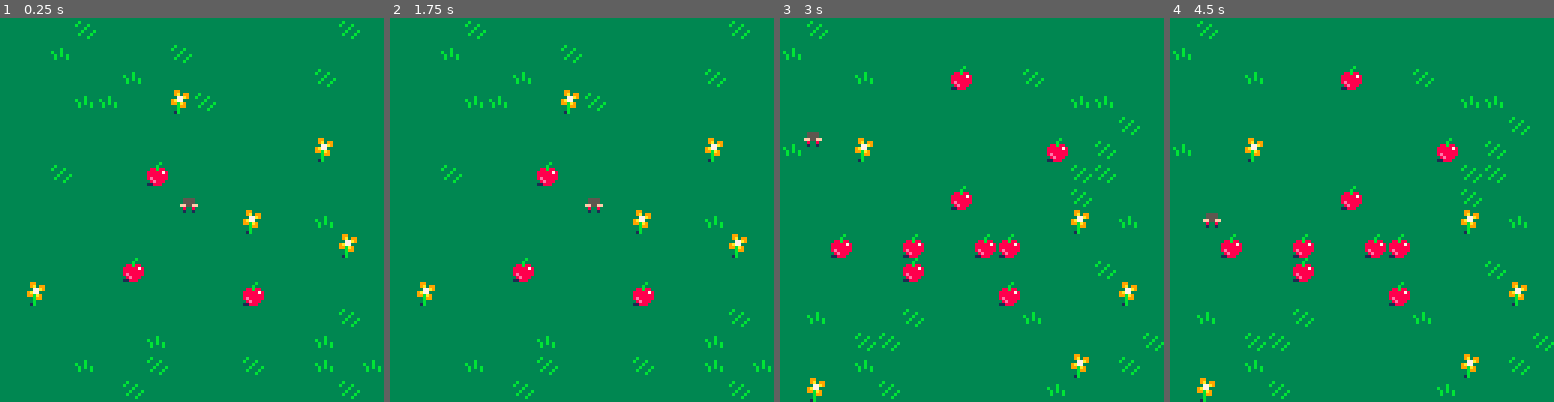
Above: before the commit, frames 1-4 (left to right).
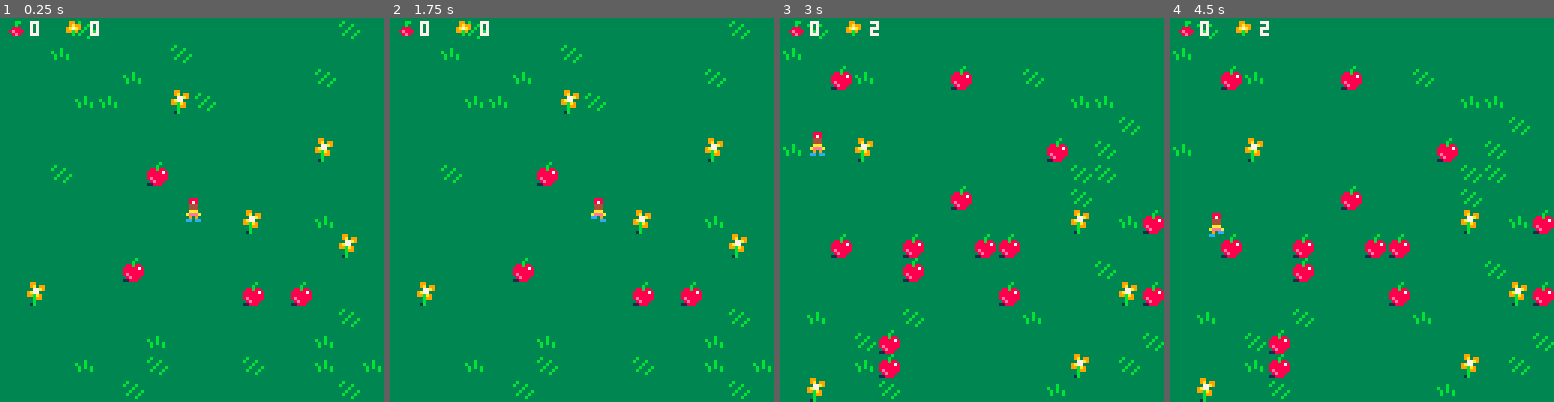
Above: after the commit, the same moments.

Repository: mathyousee/anderkids-first-game
Game: PICO-8 cartridge source/wanderkids.p8
Two runs of this game, one before a commit and one after it. Both use one fixed random seed, a clock stepped at 60 frames per second and the inputs below.
Inputs:
- Up to frame 1 (0.25 s): no input
- Up to frame 2 (1.75 s): hold Right from 1.6 s (still down)
- Up to frame 3 (3 s): release Right at 2.1 s; hold Up 2.15-2.42 s; hold Right from 2.47 s (still down)
- Up to frame 4 (4.5 s): release Right at 3.03 s; hold Left 3.08-3.58 s; hold Down 3.63-3.97 s; hold Right from 4.02 s (still down)

The runs differ from the first frame. In frame 1, 0.8% of the frame differs, in the area x 2-82%, y 0-75%; in frame 2, 0.8%; in frame 3, 1.7%, in the area x 2-100%, y 0-94%; in frame 4, 1.7%.

Commit message:
v2 updates

Diff:
--- a/source/wanderkids.p8
+++ b/source/wanderkids.p8
@@ -8,6 +8,10 @@
 dx=0 dy=0 -- velocity
 f=0       -- frame number
 d=1       -- direction (-1, 1)
+p=53       -- selected character
+score={}
+score.a=0
+score.f=0
 
 function _draw()
 	cls(1)
@@ -21,10 +25,16 @@
 	map()
 
 	-- draw the player
-	spr(49+f,      -- frame index
+	spr(p+f,      -- frame index
 	 x*8-4,y*8-4, -- x,y (pixels)
 	 1,1,d==-1    -- w,h, flip
 	)
+	-- add the hud
+	print(score.a,room_x*128+10,room_y*128+1,7)
+	print(score.f,room_x*128+30,room_y*128+1,7)
+	spr(25,room_x*128+20,room_y*128+1)
+	spr(9,room_x*128+1,room_y*128+1,1,1)
+
 end
 
 function _update()
@@ -54,12 +64,44 @@
 	if (mget(x,y)==10) then
 		mset(x,y,14)
 		sfx(0)
+		score.a+=1
 	end
 
 	-- squish flower
 		if (mget(x,y)==13) then
 		mset(x,y,29)
 		sfx(3)
+		score.f+=1
+	end
+
+	-- change character to fire
+		if (mget(x,y)==26) then
+		p=17
+		sfx(4)
+	end
+
+	-- change character to kuva
+		if (mget(x,y)==42) then
+		p=49
+		sfx(4)
+	end
+
+	-- change character to babas
+		if (mget(x,y)==27) then
+		p=5
+		sfx(4)
+	end
+
+		-- change character to babas
+		if (mget(x,y)==43) then
+		p=21
+		sfx(4)
+	end
+
+		-- change character to smoke
+		if (mget(x,y)==28) then
+		p=37
+		sfx(4)
 	end
 
 end
@@ -224,6 +266,12 @@
 
 
 
+
+
+
+__gff__
+0000000000000100000000000000000000000000000000000000010101000000000000000000000000000101000000000000000000000000000000000000000000000000000000000000000000000000000000000000000000000000000000000000000000000000000000000000000000000000000000000000000000000000
+0000000000000000000000000000000000000000000000000000000000000000000000000000000000000000000000000000000000000000000000000000000000000000000000000000000000000000000000000000000000000000000000000000000000000000000000000000000000000000000000000000000000000000
 __map__
 0000000000000000000000000000000000000000000000000000000000000000000000000000000000000000000000000000000000000000000000000000000000000000000000000000000000000000000000000000000000000000000000000000000000000000000000000000000000000000000000000000000000000000
 0000000000000000000000000000000000000000000000000000000000000000000000000000000000000000000000000000000000000000000000000000000000000000000000000000000000000000000000000000000000000000000000000000000000000000000000000000000000000000000000000000000000000000
@@ -234,33 +282,34 @@
 0000000000000000000000000000000000000000000000000000000000000000000000000000000000000000000000000000000000000000000000000000000000000000000000000000000000000000000000000000000000000000000000000000000000000000000000000000000000000000000000000000000000000000
 0000000000000000000000000000000000000000000000000000000000000000000000000000000000000000000000000000000000000000000000000000000000000000000000000000000000000000000000000000000000000000000000000000000000000000000000000000000000000000000000000000000000000000
 0000000000000000000000000000000000000000000000000000000000000000000000000000000000000000000000000000000000000000000000000000000000000000000000000000000000000000000000000000000000000000000000000000000000000000000000000000000000000000000000000000000000000000
-00000000000000000000000000000000000000000000000000000a0000000e000e0f0e0a0000000000000000000000000000000000000000000000000000000000000000000000000000000000000000000000000000000000000000000000000000000000000000000000000000000000000000000000000000000000000000
-00000000000000000000000000000000000000000000000000000e0000000e000e0000000000000000000000000000000000000000000000000000000000000000000000000000000000000000000000000000000000000000000000000000000000000000000000000000000000000000000000000000000000000000000000
-00000000000000000000000000000000000000000000000000000f0000000a000e0000000000000000000000000000000000000000000000000000000000000000000000000000000000000000000000000000000000000000000000000000000000000000000000000000000000000000000000000000000000000000000000
-00000000000000000000000000000000000000000000000000000e0e0a0e0e000f0e0a000000000000000000000000000000000000000000000000000000000000000000000000000000000000000000000000000000000000000000000000000000000000000000000000000000000000000000000000000000000000000000
-00000000000000000000000000000000000000000000000000000f0f00000e000e0000000000000000000000000000000000000000000000000000000000000000000000000000000000000000000000000000000000000000000000000000000000000000000000000000000000000000000000000000000000000000000000
-00000000000000000000000000000000000000000000000000000f0f0f000a000f0000000000000000000000000000000000000000000000000000000000000000000000000000000000000000000000000000000000000000000000000000000000000000000000000000000000000000000000000000000000000000000000
-00000000000000000000000000000000000000000000000000000e0000000e000e0e0e0a0000000000000000000000000000000000000000000000000000000000000000000000000000000000000000000000000000000000000000000000000000000000000000000000000000000000000000000000000000000000000000
-000000000000000000000000000000000e0e0e0f0e0e0e0e0e0e0e0e0e0e0f0e0e0b0e0e0e0e0e0e0e0e0e0e0e0e0e0e0000000000000000000000000000000000000000000000000000000000000000000000000000000000000000000000000000000000000000000000000000000000000000000000000000000000000000
-000000000000000000000000000000000e0e0c0e0e0e0e0f0e0e0e0e0e0e0e0e0c0e0e0e0e0e0e0e0e0e0e0e0e0e0e0e0000000000000000000000000000000000000000000000000000000000000000000000000000000000000000000000000000000000000000000000000000000000000000000000000000000000000000
-000000000000000000000000000000000e0e0e0e0e0c0e0e0e0e0e0e0e0f0e0e0e0e0e0c0e0e0e0a0e0e0b0e0e0e0e0e0000000000000000000000000000000000000000000000000000000000000000000000000000000000000000000000000000000000000000000000000000000000000000000000000000000000000000
-000000000000000000000000000000000e0e0e0c0c0e0e0d0b0e0e0e0e0e0e0e0e0e0e0e0e0e0e0e0e0e0e0e0c0c0e0e0000000000000000000000000000000000000000000000000000000000000000000000000000000000000000000000000000000000000000000000000000000000000000000000000000000000000000
-000000000000000000000000000000000e0e0e0e0e0e0e0e0e0e0e0e0e0e0e0e0e0e0e0e0e0e0e0e0e0e0e0e0e0e0f0e0000000000000000000000000000000000000000000000000000000000000000000000000000000000000000000000000000000000000000000000000000000000000000000000000000000000000000
-000000000000000000000000000000000e0e0e0e0e0e0e0e0e0e0e0e0e0d0e0e0c0e0e0d0e0e0e0e0e0e0e0a0e0f0e0e0000000000000000000000000000000000000000000000000000000000000000000000000000000000000000000000000000000000000000000000000000000000000000000000000000000000000000
-000000000000000000000000000000000e0e0f0e0e0e0a0e0e0e0e0e0e0e0e0e0e0e0e0e0e0e0e0e0e0e0e0e0f0b0e0e0000000000000000000000000000000000000000000000000000000000000000000000000000000000000000000000000000000000000000000000000000000000000000000000000000000000000000
-000000000000000000000000000000000e0e0e0e0e0e0e0e0e0e0e0e0e0e0e0e0e0e0e0e0e0e0e0a0e0e0e0e0f0e0e0e0000000000000000000000000000000000000000000000000000000000000000000000000000000000000000000000000000000000000000000000000000000000000000000000000000000000000000
-000000000000000000000000000000000e0e0e0e0e0e0e0e0e0e0d0e0e0c0e0e0e0e0e0e0e0e0e0e0e0e0e0e0d0e0c0e0000000000000000000000000000000000000000000000000000000000000000000000000000000000000000000000000000000000000000000000000000000000000000000000000000000000000000
-000000000000000000000000000000000e0e0e0e0e0e0e0e0e0e0e0e0e0e0d0e0e0e0a0e0e0a0e0e0a0a0e0e0e0e0e0e0000000000000000000000000000000000000000000000000000000000000000000000000000000000000000000000000000000000000000000000000000000000000000000000000000000000000000
-000000000000000000000000000000000e0e0e0e0e0a0e0e0e0e0e0e0e0e0e0e0e0e0e0e0e0a0e0e0e0e0e0e0e0f0e0e0000000000000000000000000000000000000000000000000000000000000000000000000000000000000000000000000000000000000000000000000000000000000000000000000000000000000000
-000000000000000000000000000000000e0d0e0e0e0e0e0e0e0e0a0e0e0e0e0e0e0e0e0e0e0e0e0e0e0a0e0e0e0e0d0e0000000000000000000000000000000000000000000000000000000000000000000000000000000000000000000000000000000000000000000000000000000000000000000000000000000000000000
-000000000000000000000000000000000e0e0e0e0e0e0e0e0e0e0e0e0e0e0b0e0e0c0e0e0e0f0e0e0e0e0c0e0e0e0e0e0000000000000000000000000000000000000000000000000000000000000000000000000000000000000000000000000000000000000000000000000000000000000000000000000000000000000000
-000000000000000000000000000000000e0e0e0e0e0e0c0e0e0e0e0e0e0c0e0e0e0e0e0f0f0e0e0e0e0e0e0e0e0e0e0f0000000000000000000000000000000000000000000000000000000000000000000000000000000000000000000000000000000000000000000000000000000000000000000000000000000000000000
-000000000000000000000000000000000e0e0e0c0e0e0f0e0e0e0f0e0e0c0e0c0e0e0e0c0e0e0e0e0e0e0e0e0d0e0f0e0000000000000000000000000000000000000000000000000000000000000000000000000000000000000000000000000000000000000000000000000000000000000000000000000000000000000000
-000000000000000000000000000000000e0e0e0e0e0b0e0e0e0e0e0e0e0e0b0e0e0d0e0e0f0e0e0e0e0e0e0c0e0e0e0e0000000000000000000000000000000000000000000000000000000000000000000000000000000000000000000000000000000000000000000000000000000000000000000000000000000000000000
-…(7 lines of a section not shown)…
+00000000000000000000000000000000000000000000000000000a0000000e000e0f0e0a000e0f00000e0e00000000000000000000000000000000000000000000000000000000000000000000000000000000000000000000000000000000000000000000000000000000000000000000000000000000000000000000000000
+0000000000000000000000000000000000000c0c0c00000000000e0000000e000e000000000a0e00000e0a00000000000000000000000000000000000000000000000000000000000000000000000000000000000000000000000000000000000000000000000000000000000000000000000000000000000000000000000000
+000000000000000000000000000000000000000c000f0f0f00000f002a000a000e1a0c00000e0e0a0b0e0e00000000000000000000000000000000000000000000000000000000000000000000000000000000000000000000000000000000000000000000000000000000000000000000000000000000000000000000000000
+000000000000000000000000000000000000000c000f2b0f00000e0e0a0e0e000f0c0a0c000e000a0e000e00000000000000000000000000000000000000000000000000000000000000000000000000000000000000000000000000000000000000000000000000000000000000000000000000000000000000000000000000
+00000000000000000000000000000000000c1c0c000f0f0f00000f0f00000e000e000c00000e001b00000e00000000000000000000000000000000000000000000000000000000000000000000000000000000000000000000000000000000000000000000000000000000000000000000000000000000000000000000000000
+00000000000000000000000000000000000c0a0c0000000f00000f0f0f000a000f000000000e000000000e00000000000000000000000000000000000000000000000000000000000000000000000000000000000000000000000000000000000000000000000000000000000000000000000000000000000000000000000000
+0000000000000000000000000000000000000000000f0f0f00000e0000000e000e0e0e0a000e000000000e00000000000000000000000000000000000000000000000000000000000000000000000000000000000000000000000000000000000000000000000000000000000000000000000000000000000000000000000000
+000000000000000000000000000000000e0e0e0f0e0e0e0e0e0e0e0e0e0e0f0e0e0b0e0e0e0e0e0e0e0e0e0e0e0e0e0e0e0e0e0000000000000000000000000000000000000000000000000000000000000000000000000000000000000000000000000000000000000000000000000000000000000000000000000000000000
+000000000000000000000000000000000e0e0c0e0e0e0e0f0e0e0e0e0e0e0e0e0c0e0e0e0e0e0e0e0e0e0e0e0e0e0e0e0e0e0e0000000000000000000000000000000000000000000000000000000000000000000000000000000000000000000000000000000000000000000000000000000000000000000000000000000000
+000000000000000000000000000000000e0e0e0e0e0c0e0e0e0e0e0e0e0f0e0e0e0e0a0c0e0e0e0a0e0e0b0e0e0e0e0e0e0a0e0000000000000000000000000000000000000000000000000000000000000000000000000000000000000000000000000000000000000000000000000000000000000000000000000000000000
+000000000000000000000000000000000e0e0e0c0c0e0e0d0b0e0e0e0e0e0e0e0e0e0e0e0e0e0e0e0e0e0e0e0c0c0e0e0e0e0e0000000000000000000000000000000000000000000000000000000000000000000000000000000000000000000000000000000000000000000000000000000000000000000000000000000000
+000000000000000000000000000000000e0e0e0e0e0e0e0e0e0e0e0e0e0e0e0e0e0e0e0e0e0e0e0e0e0e0e0e0e0e0f0e0e0a0e0000000000000000000000000000000000000000000000000000000000000000000000000000000000000000000000000000000000000000000000000000000000000000000000000000000000
+000000000000000000000000000000000e0e0e0e0e0e0e0e0e0e0e0e0e0d0e0e0c0e0e0d0e0e0e0e0e0e0e0a0e0f0e0e0e0a0e0000000000000000000000000000000000000000000000000000000000000000000000000000000000000000000000000000000000000000000000000000000000000000000000000000000000
+000000000000000000000000000000000e0e0f0e0e0e0a0e0e0e0e0e0e0e0e0e0e0e0e0e0e0e0e0e0e0e0e0e0f0b0e0e0e0e0e0000000000000000000000000000000000000000000000000000000000000000000000000000000000000000000000000000000000000000000000000000000000000000000000000000000000
+000000000000000000000000000000000e0e0e0e0e0e0e0e0e0e0e0e0e0e0e0e0e0e0e0e0e0e0e0a0e0e0e0e0f0e0e0e0e0e0e0000000000000000000000000000000000000000000000000000000000000000000000000000000000000000000000000000000000000000000000000000000000000000000000000000000000
+000000000000000000000000000000000e0e0e0e0e0e0e0e0e0e0d0e0e0c0e0e0e0e0e0e0e0e0e0e0e0e0e0e0d0e0c0a0e0e0e0000000000000000000000000000000000000000000000000000000000000000000000000000000000000000000000000000000000000000000000000000000000000000000000000000000000
+000000000000000000000000000000000e0e0e0e0e0e0e0e0e0e0e0e0e0e0d0e0e0e0a0e0e0a0e0e0a0a0e0e0e0e0e0e0a0e0e0000000000000000000000000000000000000000000000000000000000000000000000000000000000000000000000000000000000000000000000000000000000000000000000000000000000
+000000000000000000000000000000000e0e0e0e0e0a0e0e0e0e0e0e0e0e0e0e0e0e0e0e0e0a0e0e0e0e0e0e0e0f0e0e0e0e0e0000000000000000000000000000000000000000000000000000000000000000000000000000000000000000000000000000000000000000000000000000000000000000000000000000000000
+000000000000000000000000000000000e0d0e0e0e0e0e0e0e0e0a0e0a0e0e0e0e0e0e0e0e0e0e0e0e0a0e0e0e0e0d0a0e0e0e0000000000000000000000000000000000000000000000000000000000000000000000000000000000000000000000000000000000000000000000000000000000000000000000000000000000
+000000000000000000000000000000000e0e0e0e0e0e0e0e0e0e0e0e0e0e0b0e0e0c0e0e0e0f0e0e0e0e0c0e0e0e0e0e0a0e0e0000000000000000000000000000000000000000000000000000000000000000000000000000000000000000000000000000000000000000000000000000000000000000000000000000000000
+000000000000000000000000000000000e0e0e0e0e0e0c0e0e0e0e0e0e0c0e0e0e0e0e0f0a0e0e0e0e0e0e0e0e0e0e0f0e0e0e0000000000000000000000000000000000000000000000000000000000000000000000000000000000000000000000000000000000000000000000000000000000000000000000000000000000
+000000000000000000000000000000000e0e0e0c0e0e0f0e0e0e0f0e0e0c0e0c0e0e0e0c0a0e0e0e0e0e0e0e0d0e0f0e0e0e0e0000000000000000000000000000000000000000000000000000000000000000000000000000000000000000000000000000000000000000000000000000000000000000000000000000000000
+000000000000000000000000000000000e0e0e0e0e0b0e0e0e0e0e0e0e0e0b0e0e0d0e0e0f0e0e0e0e0e0e0c0e0e0e0e0e0e0e0000000000000000000000000000000000000000000000000000000000000000000000000000000000000000000000000000000000000000000000000000000000000000000000000000000000
+…(8 lines of a section not shown)…
Not shown, changed: 34 lines of the sprite sheet (__gfx__) section of source/wanderkids.p8
Not shown, changed: the sound effects (__sfx__) section of source/wanderkids.p8
Not shown, added: build/v2/wanderkids.html
Not shown, added: build/v2/wanderkids.js
